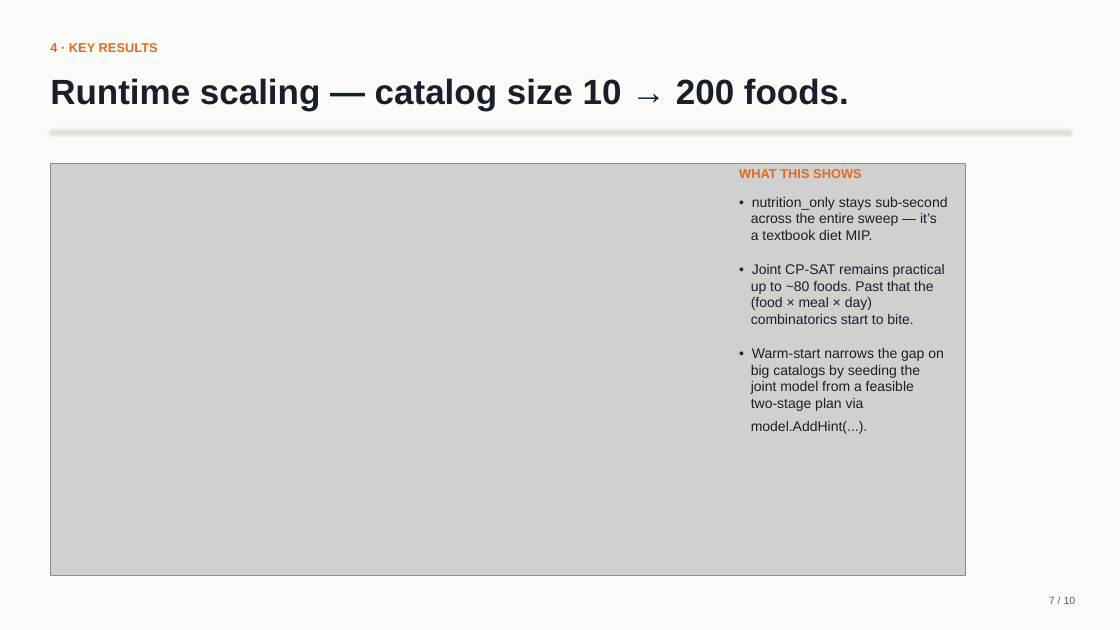
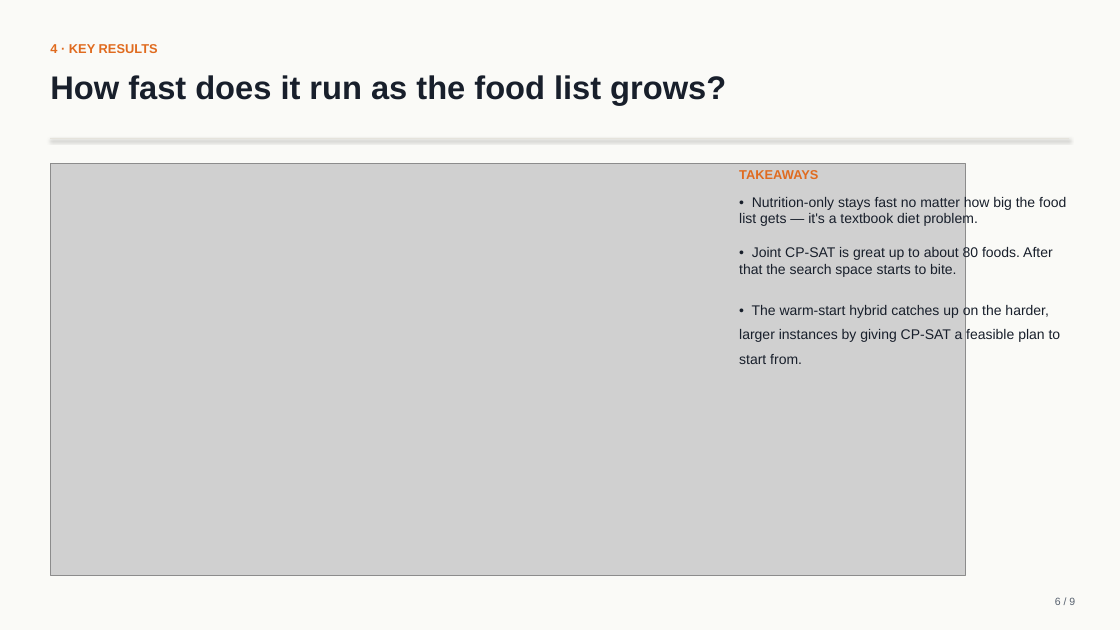
Before and after one commit to aryan-jeena/CIS1921Project, a slide deck: slide 6 of reports/presentation/CIS1921_Final_Presentation.pptx (slide 7 before the commit). Drawn at 1120x630 pixels with LibreOffice and Linux fonts; fonts in the diff are those of the drawing; grey boxes stand for pictures. Boxes give left, top, right and bottom in pixels: in the first picture for what was removed or moved away, otherwise in the second. Text is boxed around its words. In the diff, an @@ line names an element or a change of style, - is before the commit and + after.

Commit message:
feat: add dense_training preset and rewrite presentation in plain English
The lean_bulk preset only required 4-6 workouts, which left the joint
solver looking under-stretched in the live demo — a 4-workout week is
the textbook case where two-stage and joint produce the same plan.
Add a dense_training preset that demands 7-9 workouts from the full
catalogue (10 templates, including HIIT and mobility) with all six
weekdays preferred. The recovery-spacing constraint actually bites
here, so the joint solver visibly does more work to fit everything.

Rewrite the presentation as nine slides of plain English. Each slide
leads with a short, speakable headline ("Real students don't plan one
thing at a time", "Where the joint solver beats the baselines") with
short supporting sentences underneath. The four-solver explanation is
now four side-by-side cards instead of a feature-comparison matrix —
each card describes one solver in two sentences anyone can deliver
out loud. The live-demo slide spells out the three commands the
presenter actually types.

```diff
--- a/reports/presentation/CIS1921_Final_Presentation.pptx
+++ b/reports/presentation/CIS1921_Final_Presentation.pptx
@@ text at (50,75,726,105): text changed; size 30 to 28 pt @@
-Runtime scaling — catalog size 10 → 200 foods.
+How fast does it run as the food list grows?
@@ line moved from (50, 130) - (1070, 130) to (50, 139) - (1070, 139) @@
@@ text at (739,170,818,179): text changed @@
-WHAT THIS SHOWS
+TAKEAWAYS
@@ text at (739,195,1066,364): text changed @@
-• nutrition_only stays sub-second
-across the entire sweep — it’s
-a textbook diet MIP.
-• Joint CP-SAT remains practical
-up to ~80 foods. Past that the
-(food × meal × day)
-combinatorics start to bite.
-• Warm-start narrows the gap on
-big catalogs by seeding the
-joint model from a feasible
-two-stage plan via
-model.AddHint(...).
+• Nutrition-only stays fast no matter how big the food list gets — it's a textbook diet problem.
+• Joint CP-SAT is great up to about 80 foods. After that the search space starts to bite.
+• The warm-start hybrid catches up on the harder, larger instances by giving CP-SAT a feasible plan to start from.
@@ text at (1055,597,1075,605): text changed @@
-7 / 10
+6 / 9
```
Also in this commit, not shown: 1 other slide changed, 7 slides added, 8 slides removed, 1 other file.
